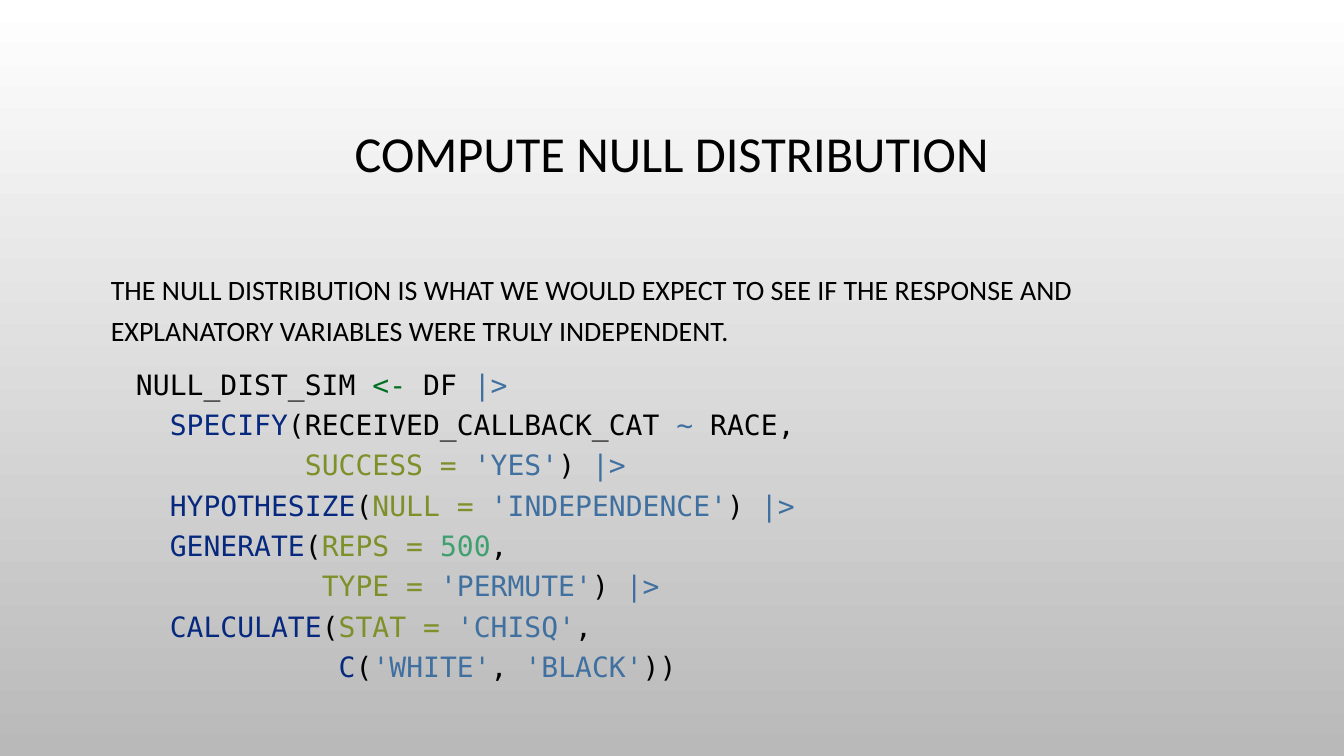
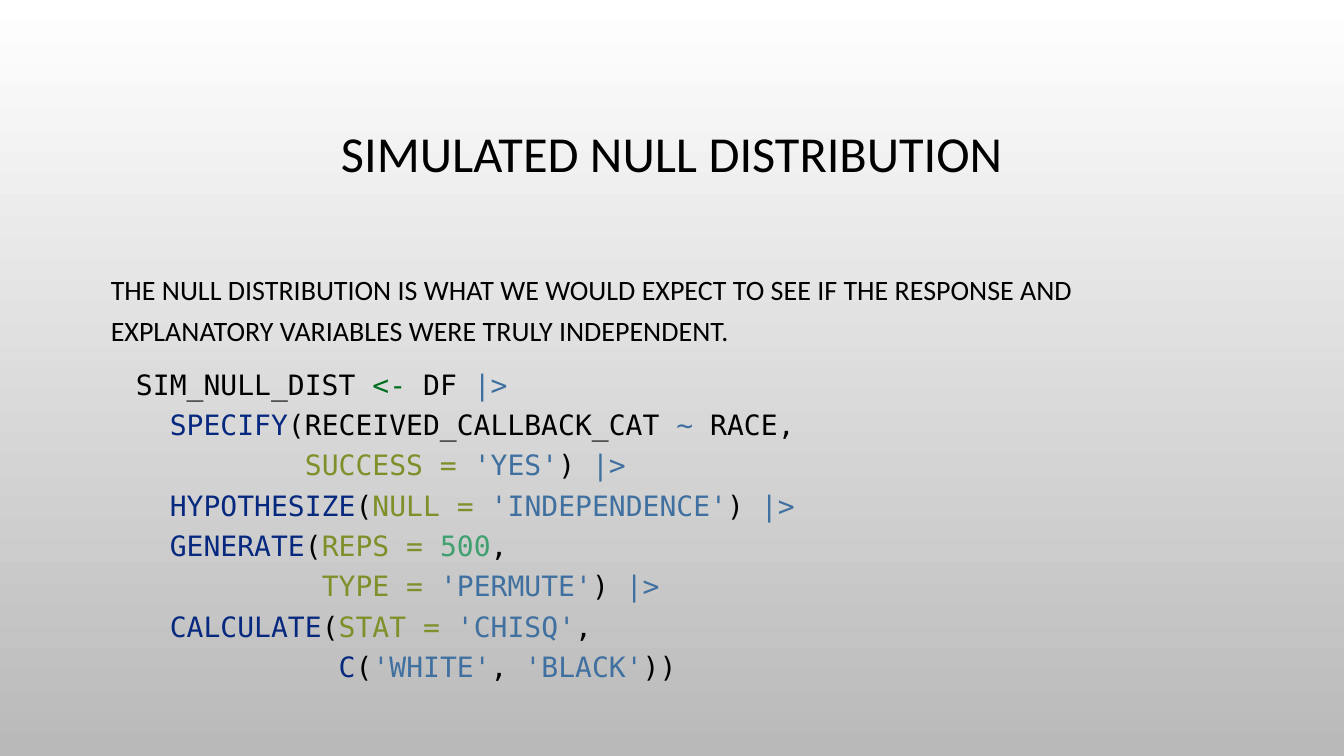
Before and after one commit to himalayahall/CUNY-DATA606, a slide deck: slide 11 of Project/Hakim-Project.pptx. Drawn at 1344x756 pixels with LibreOffice and Linux fonts; fonts in the diff are those of the drawing; background and template pictures are left out. Boxes give left, top, right and bottom in pixels: in the first picture for what was removed or moved away, otherwise in the second. Text is boxed around its words. In the diff, an @@ line names an element or a change of style, - is before the commit and + after.

```diff
--- a/Project/Hakim-Project.pptx
+++ b/Project/Hakim-Project.pptx
@@ title at (341,139,1003,173): text changed @@
-COMPUTE NULL DISTRIBUTION
+SIMULATED NULL DISTRIBUTION
@@ text at (136,374,794,641): text changed @@
-NULL_DIST_SIM <- DF |>
-SPECIFY(RECEIVED_CALLBACK_CAT ~ RACE,
-SUCCESS = 'YES') |>
-HYPOTHESIZE(NULL = 'INDEPENDENCE') |>
-GENERATE(REPS = 500,
-TYPE = 'PERMUTE') |>
-CALCULATE(STAT = 'CHISQ',
-C('WHITE', 'BLACK'))
+SIM_NULL_DIST <- DF |>
+SPECIFY(RECEIVED_CALLBACK_CAT ~ RACE,
+SUCCESS = 'YES') |>
+HYPOTHESIZE(NULL = 'INDEPENDENCE') |>
+GENERATE(REPS = 500,
+TYPE = 'PERMUTE') |>
+CALCULATE(STAT = 'CHISQ',
+C('WHITE', 'BLACK'))
```
Also in this commit, not shown: 1 other file.
